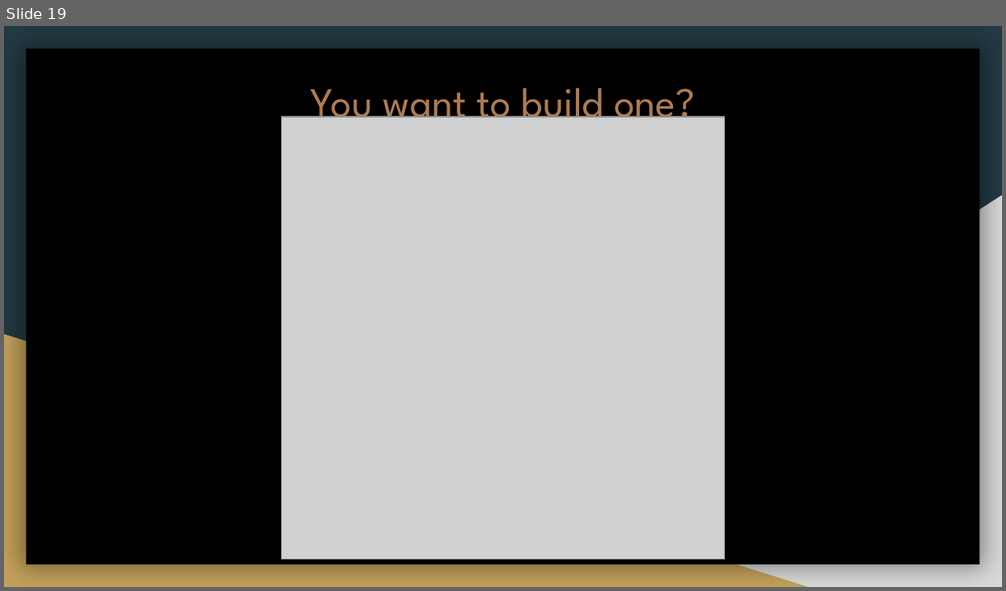
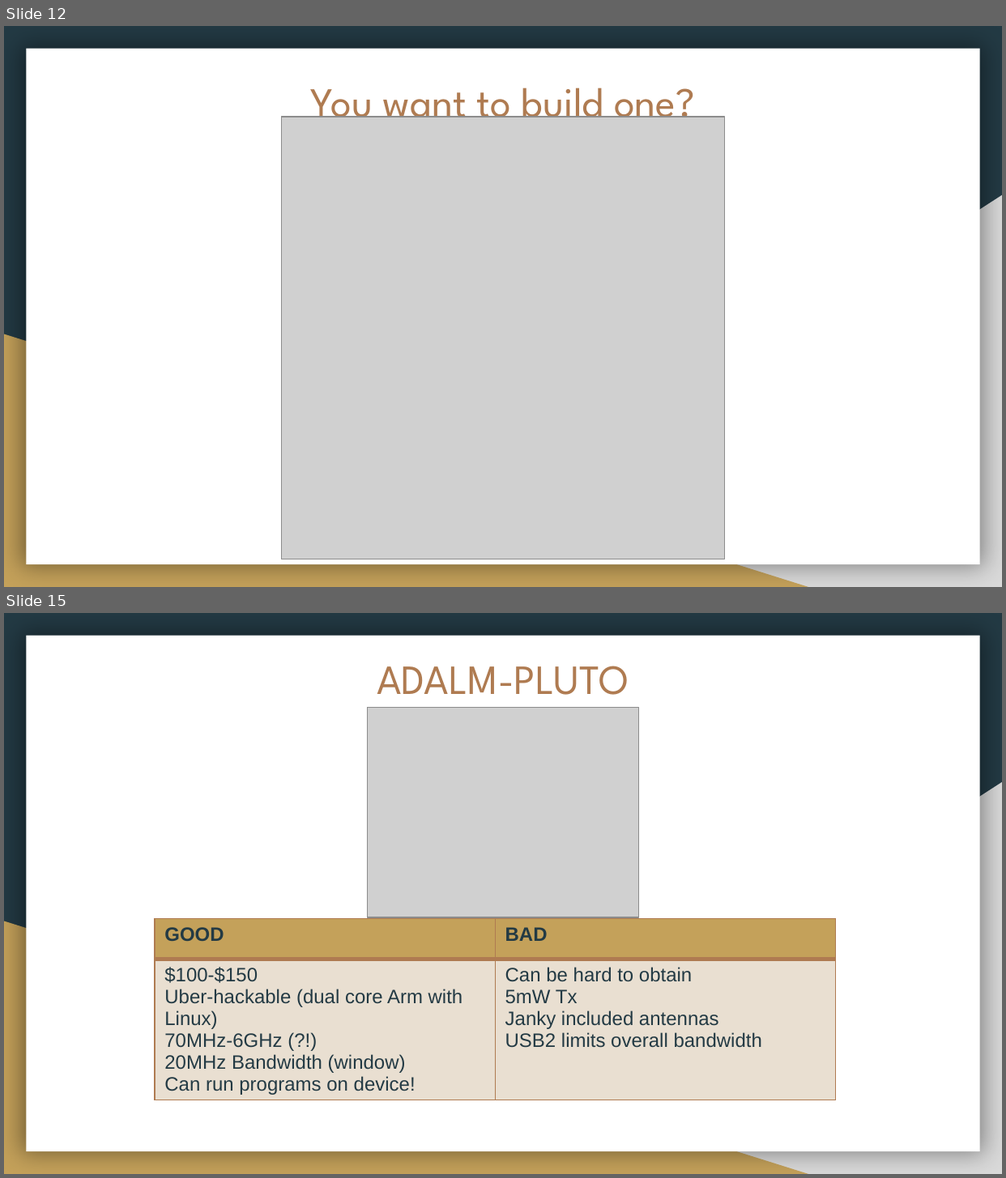
Before and after one commit to backwardn/siginttablet, a slide deck: CircleCityCon 2019/RadioInstigator CCC version.pptx. Shown one above the other, each under a label of ours: slide 19 before the commit, slides 12 and 15 after it; the slides between them are not shown. The pictures are 1006x591 and 1006x1178 pixels, drawn with LibreOffice and Linux fonts; fonts in the diff are those of the drawing; grey boxes stand for pictures. Boxes give left, top, right and bottom in pixels: in the first picture for what was removed or moved away, otherwise in the second. Text is boxed around its words. In the diff, an @@ line names an element or a change of style, - is before the commit and + after.

```diff
--- a/CircleCityCon 2019/RadioInstigator CCC version.pptx
+++ b/CircleCityCon 2019/RadioInstigator CCC version.pptx
@@ slide 15 added at (4,613,1002,1174), background #233A44; not listed: 3 template elements that a slide beside it also shows @@
@@ title added at (377,666,629,695), 30 pt, text #AF7B51 @@
+ADALM-PLUTO
@@ picture added at (367,708,639,918) @@
@@ table added at (155,919,835,1110), 2 rows, 2 columns @@
+GOOD | BAD
+$100-$150 / Uber-hackable (dual core Arm with Linux) / 70MHz-6GHz (?!) / 20MHz Bandwidth (window) / Can run programs on device! | Can be hard to obtain / 5mW Tx / Janky included antennas / USB2 limits overall bandwidth
@@ what was slide 19 is now slide 12 @@
@@ slide 12 changed as well @@
@@ rectangle at (26,49,980,565): fill #000000 to #FFFFFF @@
```
Also in this commit, not shown: 14 other slides changed, 15 other slides added, 5 slides removed, 17 other files.
